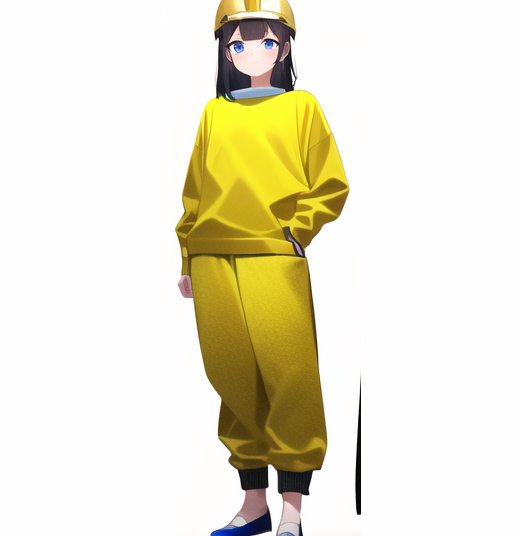
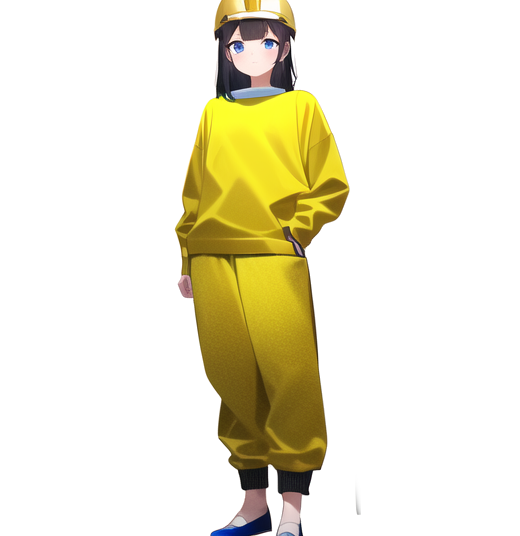
Layered file, before and after one edit (w=520, h=536). Changes by layer:
painted on "Pasted Layer" over [158, 0, 361, 536]
removed layer "Background" over [158, 0, 361, 536]
